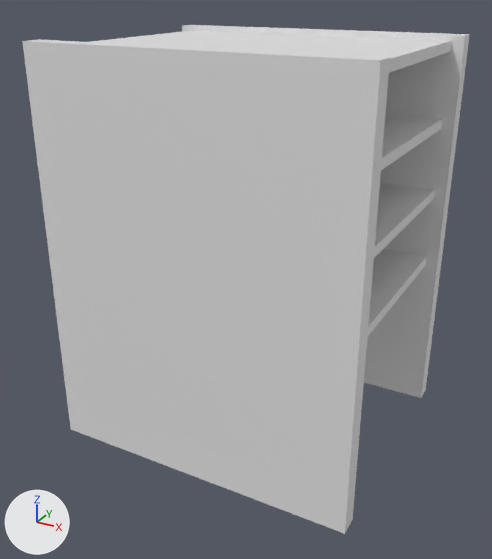
The Blender file opof_sbmp/meshes/bookshelf_tall.blend: old version first, new version second.
The view is the same before and after, from a 50 mm camera at (1.25, -2.37, 1.83) aimed at (-0.01, -0.07, 0.69). The lights are fixed; the arrows at lower left show +X, +Y and +Z.

The older version as bpy lines, for what is in view:
```python
ob_shelf_bottom = bpy.data.objects.new('shelf_bottom', me_cube_001)
ob_shelf_bottom.location = (0.0, 0.0, 0.7)
ob_shelf_bottom.scale = (0.6, 0.5, 0.02)
ob_shelf_middle_bottom = bpy.data.objects.new('shelf_middle_bottom', me_cube_003)
ob_shelf_middle_bottom.location = (0.0, 0.0, 1.0)
ob_shelf_middle_bottom.scale = (0.6, 0.5, 0.02)
ob_shelf_middle_top = bpy.data.objects.new('shelf_middle_top', me_cube_004)
ob_shelf_middle_top.location = (0.0, 0.0, 1.3)
ob_shelf_middle_top.scale = (0.6, 0.5, 0.02)
ob_shelf_top = bpy.data.objects.new('shelf_top', me_cube_005)
ob_shelf_top.location = (0.0, 0.0, 1.6)
ob_shelf_top.scale = (0.6, 0.5, 0.02)
ob_side_left = bpy.data.objects.new('side_left', me_cube_002)
ob_side_left.location = (0.0, 0.5, 0.82)
ob_side_left.scale = (0.65, 0.04, 0.82)
ob_side_right = bpy.data.objects.new('side_right', me_cube_006)
ob_side_right.location = (0.0, -0.5, 0.82)
ob_side_right.scale = (0.65, 0.04, 0.82)
```
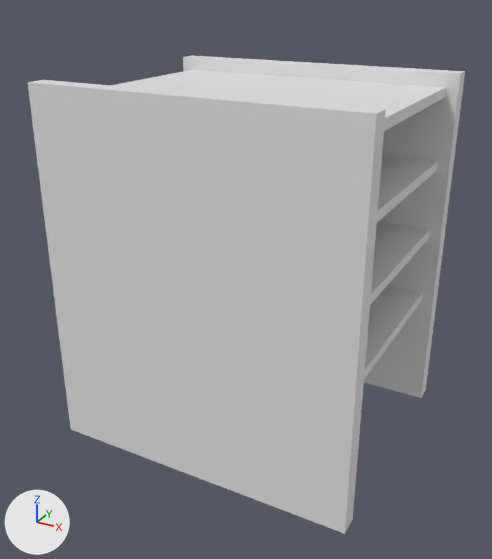
Location of each change, (x1, y1, x2, y2) in pixels of the pictures (492 x 559 px):
'side_right', moved, rescaled (8% shorter): before (22, 39, 390, 534); after (28, 80, 386, 534)
'side_left', moved, rescaled (8% shorter): before (182, 25, 470, 398); after (183, 56, 465, 398)
'shelf_top', moved: before (91, 31, 451, 73); after (110, 70, 446, 131)
'shelf_bottom', moved: before (367, 249, 427, 337); after (364, 286, 422, 379)
'shelf_middle_bottom', moved: before (374, 183, 434, 258); after (370, 221, 430, 305)
'shelf_middle_top', moved: before (381, 114, 442, 170); after (377, 155, 437, 222)

What changed in the scene script:
```text
Change ob_shelf_bottom:
    ob_shelf_bottom.location: (0.0, 0.0, 0.7) -> (0.0, 0.0, 0.525)
Change ob_shelf_middle_bottom:
    ob_shelf_middle_bottom.location: (0.0, 0.0, 1.0) -> (0.0, 0.0, 0.825)
Change ob_shelf_middle_top:
    ob_shelf_middle_top.location: (0.0, 0.0, 1.3) -> (0.0, 0.0, 1.125)
Change ob_shelf_top:
    ob_shelf_top.location: (0.0, 0.0, 1.6) -> (0.0, 0.0, 1.425)
Change ob_side_right:
    ob_side_right.location: (0.0, -0.5, 0.82) -> (0.0, -0.5, 0.75)
    ob_side_right.scale: (0.65, 0.04, 0.82) -> (0.65, 0.04, 0.75)
Change ob_side_left:
    ob_side_left.location: (0.0, 0.5, 0.82) -> (0.0, 0.5, 0.75)
    ob_side_left.scale: (0.65, 0.04, 0.82) -> (0.65, 0.04, 0.75)
```
